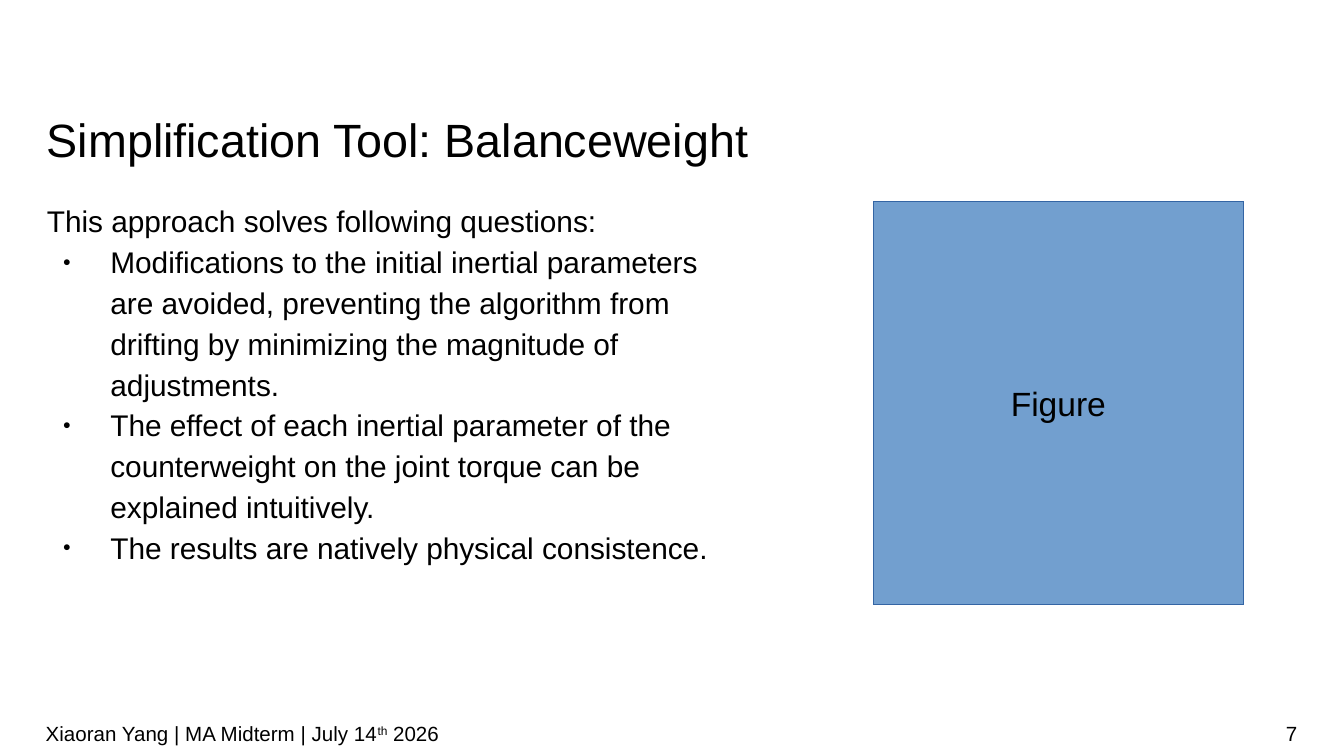
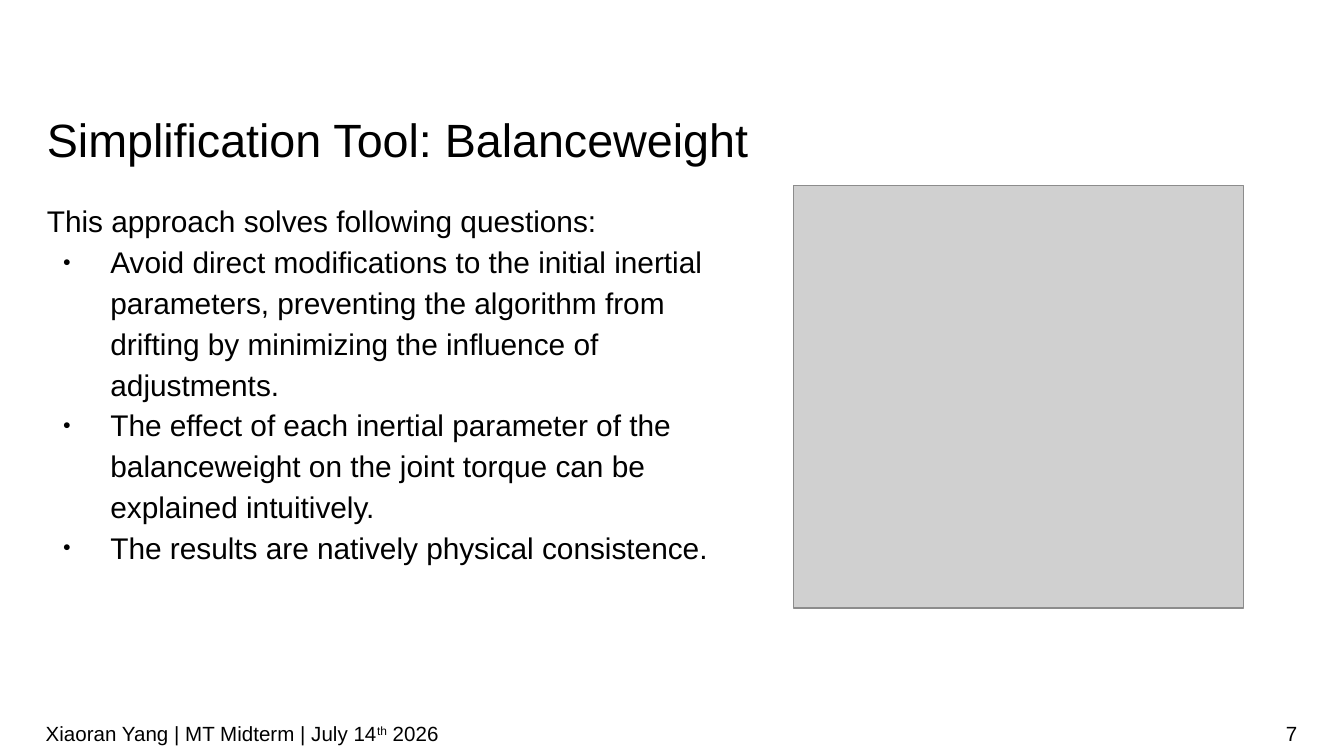
Before and after one commit to IDoccupled/identification, a slide deck: slide 7 of presentation/Midterm.odp. Drawn at 1344x756 pixels with LibreOffice and Linux fonts; fonts in the diff are those of the drawing; grey boxes stand for pictures; background and template pictures are left out. Boxes give left, top, right and bottom in pixels: in the first picture for what was removed or moved away, otherwise in the second. Text is boxed around its words. In the diff, an @@ line names an element or a change of style, - is before the commit and + after.

Commit message:
slides

```diff
--- a/presentation/Midterm.odp
+++ b/presentation/Midterm.odp
@@ picture added at (794,185,1245,609) @@
@@ rectangle removed at (874,202,1243,605) @@
-Figure
@@ text at (110,251,702,524): text changed @@
-● Modifications to the initial inertial parameters are avoided, preventing the algorithm from drifting by minimizing the magnitude of adjustments.
-● The effect of each inertial parameter of the counterweight on the joint torque can be explained intuitively.
+● Avoid direct modifications to the initial inertial parameters, preventing the algorithm from drifting by minimizing the influence of adjustments.
+● The effect of each inertial parameter of the balanceweight on the joint torque can be explained intuitively.
@@ text at (46,726,439,746): text changed @@
-Xiaoran Yang | MA Midterm | July 14th 2026
+Xiaoran Yang | MT Midterm | July 14th 2026
```
Also in this commit, not shown: 9 other slides changed, 1 slide added, 18 slides removed, 1 other file.
